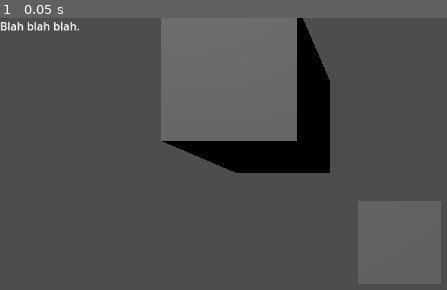
Above: before the commit, frame 1.
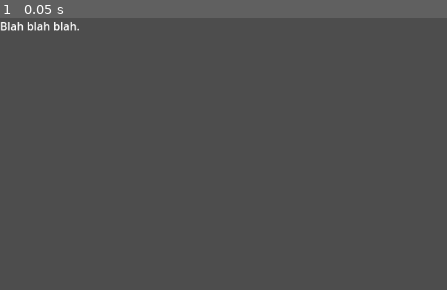
Above: after the commit, the same moment.

Repository: gussmith23/2024-09-plse-game-jam
Game: Godot game, scene res://main.tscn
Same seed, same stepped clock (60 frames per second), same inputs: the game is played once before the commit and once after it. Before the commit the project has no main scene; this scene is started directly in both runs.
Inputs:
- Up to frame 1 (0.05 s): no input

The runs differ from the first frame. In frame 1, 20% of the frame differs, in the area x 36-74%, y 0-57%.

Commit message:
add some environment stuff

Diff:
--- a/main.tscn
+++ b/main.tscn
@@ -1,21 +1,34 @@
-[gd_scene load_steps=3 format=3 uid="uid://dmart1ree0yig"]
+[gd_scene load_steps=6 format=3 uid="uid://dmart1ree0yig"]
 
 [ext_resource type="Script" path="res://canvas_layer.gd" id="1_awnvo"]
+[ext_resource type="ArrayMesh" path="res://traincar.obj" id="2_ljo5s"]
+[ext_resource type="ArrayMesh" path="res://seat.obj" id="3_n3kpy"]
 
-[sub_resource type="BoxMesh" id="BoxMesh_k8uxu"]
+[sub_resource type="StandardMaterial3D" id="StandardMaterial3D_ub4lb"]
+metallic = 1.0
 
-[node name="Node3D" type="Node3D"]
+[sub_resource type="StandardMaterial3D" id="StandardMaterial3D_ma5k8"]
+
+[node name="Main" type="Node3D"]
+transform = Transform3D(0.999998, -0.00202931, -0.000167889, 0.00202924, 0.999998, -0.00040931, 0.000168715, 0.00040897, 1, 0, 0, 0)
 script = ExtResource("1_awnvo")
 
 [node name="Camera3D" type="Camera3D" parent="."]
-
-[node name="MeshInstance3D" type="MeshInstance3D" parent="."]
-transform = Transform3D(1, 0, 0, 0, 1, 0, 0, 0, 1, 0, 0, -4)
-mesh = SubResource("BoxMesh_k8uxu")
-
-[node name="MeshInstance3D" type="MeshInstance3D" parent="MeshInstance3D"]
-transform = Transform3D(1, 0, 0, 0, 1, 0, 0, 0, 1, -1.25245, 1.2465, 1.35444)
-mesh = SubResource("BoxMesh_k8uxu")
+transform = Transform3D(-0.996463, -0.0259637, -0.0799164, -0.0329985, 0.995573, 0.0880052, 0.0772777, 0.090331, -0.992909, 0, 16.0054, -90.2037)
+fov = 91.46
 
 [node name="DirectionalLight3D" type="DirectionalLight3D" parent="."]
-transform = Transform3D(0.644257, 0.599202, -0.475279, 0, 0.621435, 0.783466, 0.764809, -0.504753, 0.400364, -9.95009, 2.38316, -0.169947)
+transform = Transform3D(-0.503825, -0.145833, 0.851406, 0.592173, -0.775896, 0.217523, 0.628881, 0.613773, 0.477274, 0.889544, 47.9979, -137.927)
+
+[node name="Traincar" type="MeshInstance3D" parent="."]
+transform = Transform3D(5.42684, -0.00601532, -0.000498205, 0.00601521, 5.42684, -0.00121307, 0.000499574, 0.00121251, 5.42684, 1.00326, 17.1029, -3.003)
+material_override = SubResource("StandardMaterial3D_ub4lb")
+mesh = ExtResource("2_ljo5s")
+
+[node name="seat" type="MeshInstance3D" parent="Traincar"]
+transform = Transform3D(0.0208097, 0, 1.33806, 0, 1.33822, 0, -1.33806, 0, 0.0208097, 2.32152, -2.18102, 0.00469989)
+material_override = SubResource("StandardMaterial3D_ma5k8")
+mesh = ExtResource("3_n3kpy")
+
+[node name="SpotLight3D" type="SpotLight3D" parent="."]
+transform = Transform3D(0.999956, 0.00922035, 0.00141778, 0.00881098, -0.983415, 0.181153, 0.00306457, -0.181133, -0.983454, 0, 20.1405, -88.2364)
--- a/project.godot
+++ b/project.godot
@@ -11,7 +11,8 @@
 [application]
 
 config/name="New Game Project"
-config/features=PackedStringArray("4.3", "GL Compatibility")
+run/main_scene="res://main.tscn"
+config/features=PackedStringArray("4.2", "GL Compatibility")
 config/icon="res://icon.svg"
 
 [rendering]
Not shown, added: assets/seat.mtl
Not shown, added: assets/seat.obj
Not shown, added: assets/seat.obj.import
Not shown, added: assets/traincar.mtl
Not shown, added: assets/traincar.obj
Not shown, added: assets/traincar.obj.import
Not shown, added: assets/seat.blend
Not shown, added: assets/traincar.blend
Not shown, added: assets/traincar.blend1
